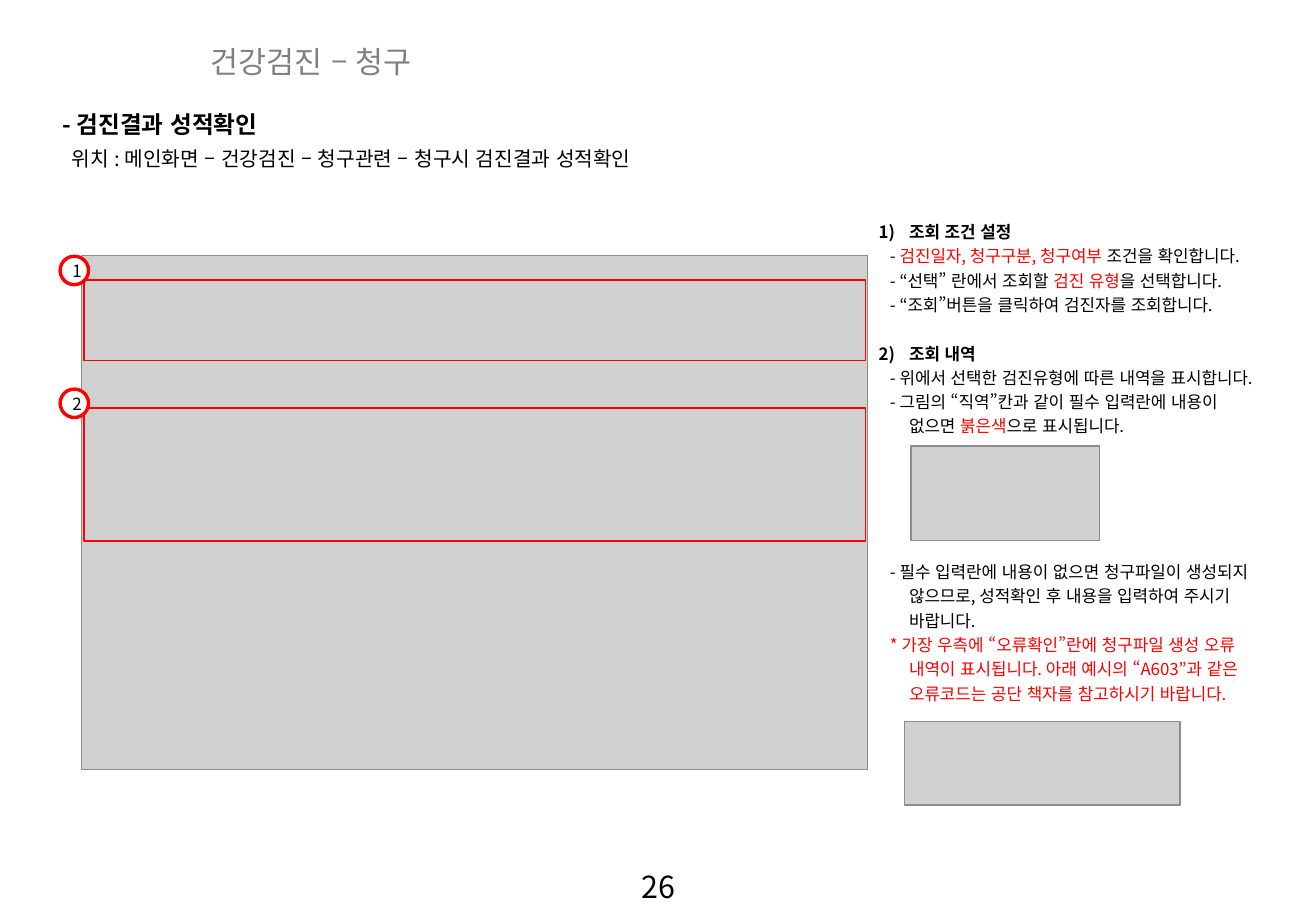
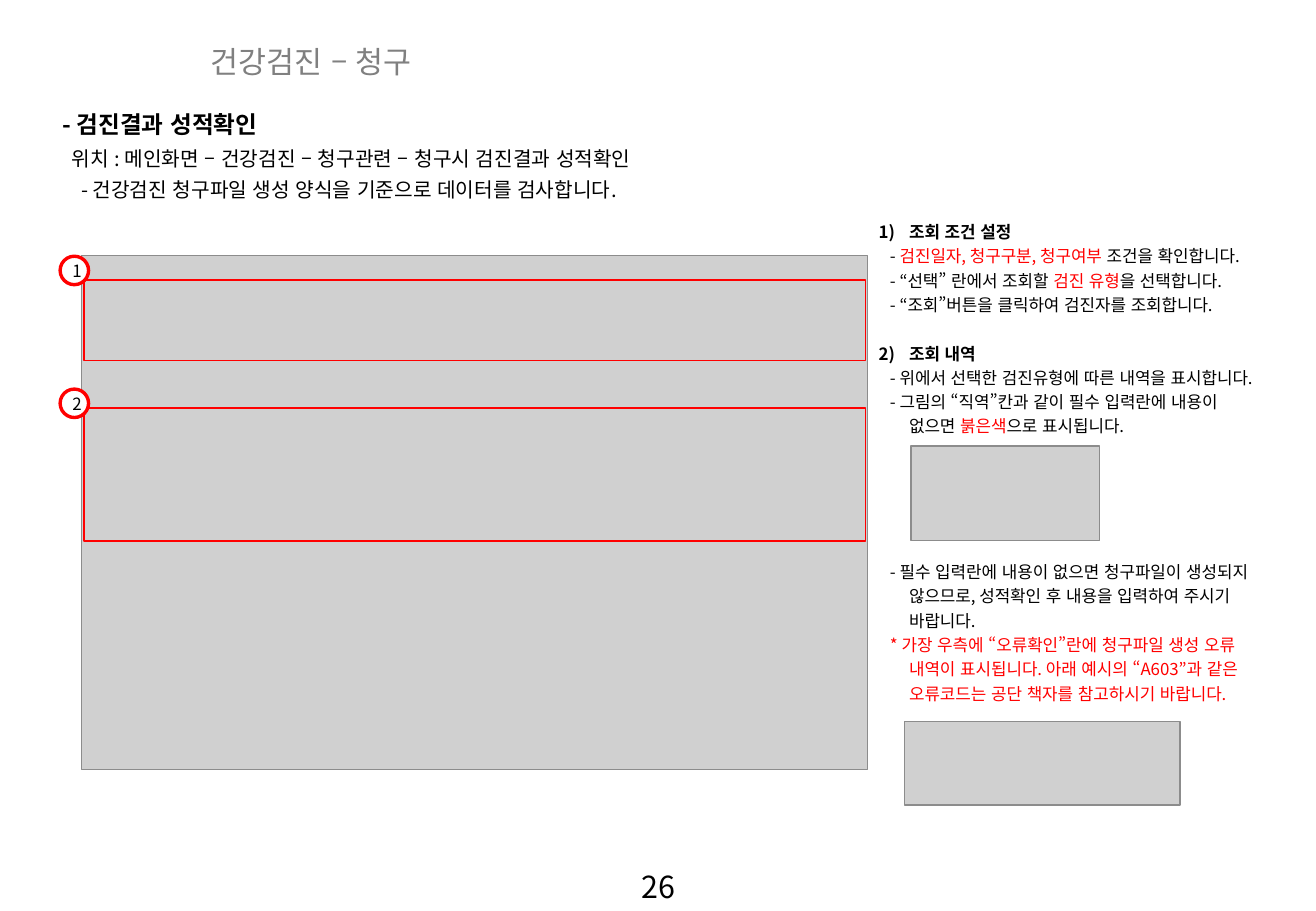
Before and after one commit to zooxop/ailiss_manual, a slide deck: slide 27 of manual/앨리스_매뉴얼_작업중.pptx. Drawn at 1316x911 pixels with LibreOffice and Linux fonts; fonts in the diff are those of the drawing; grey boxes stand for pictures; background and template pictures are left out. Boxes give left, top, right and bottom in pixels: in the first picture for what was removed or moved away, otherwise in the second. Text is boxed around its words. In the diff, an @@ line names an element or a change of style, - is before the commit and + after.

Commit message:
청구파일생성 하다말았음

```diff
--- a/manual/앨리스_매뉴얼_작업중.pptx
+++ b/manual/앨리스_매뉴얼_작업중.pptx
@@ text added at [93,180,616,199], 12 pt, text #000000 @@
+- 건강검진 청구파일 생성 양식을 기준으로 데이터를 검사합니다.
```
Also in this commit, not shown: 2 other slides changed.
